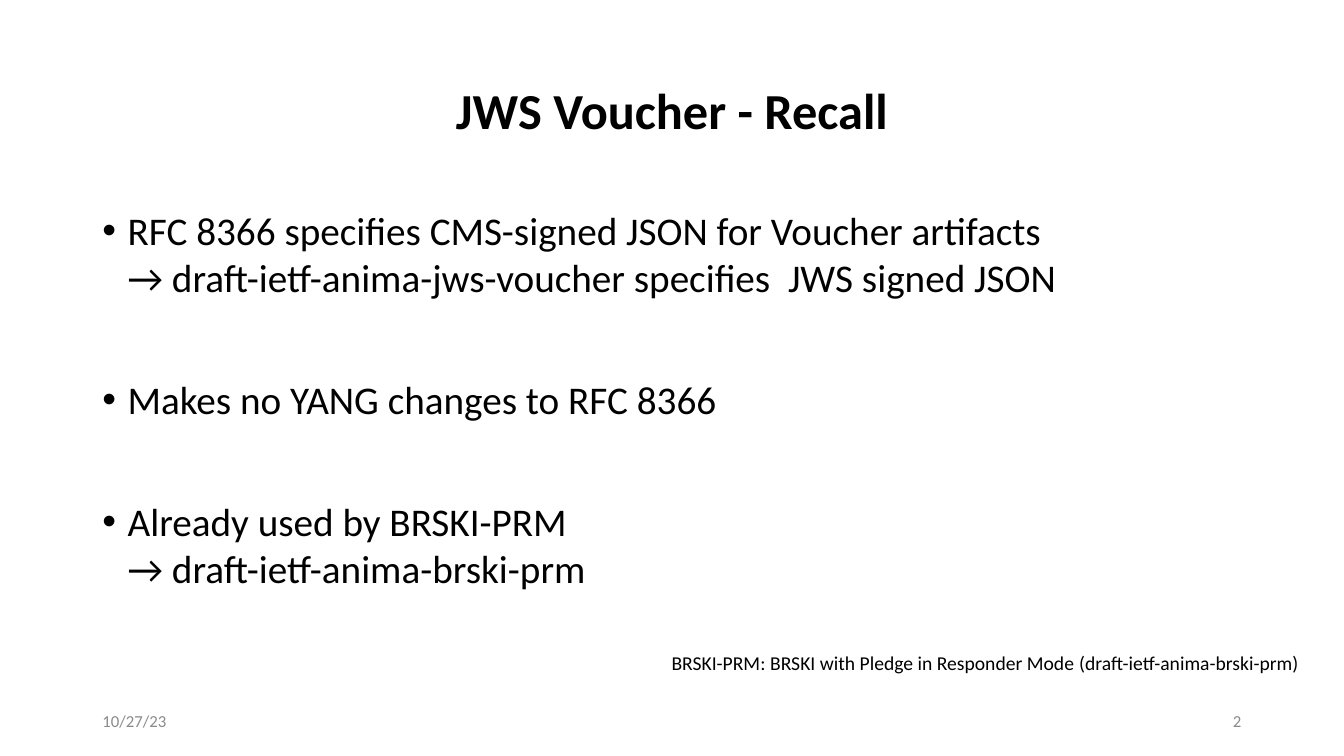
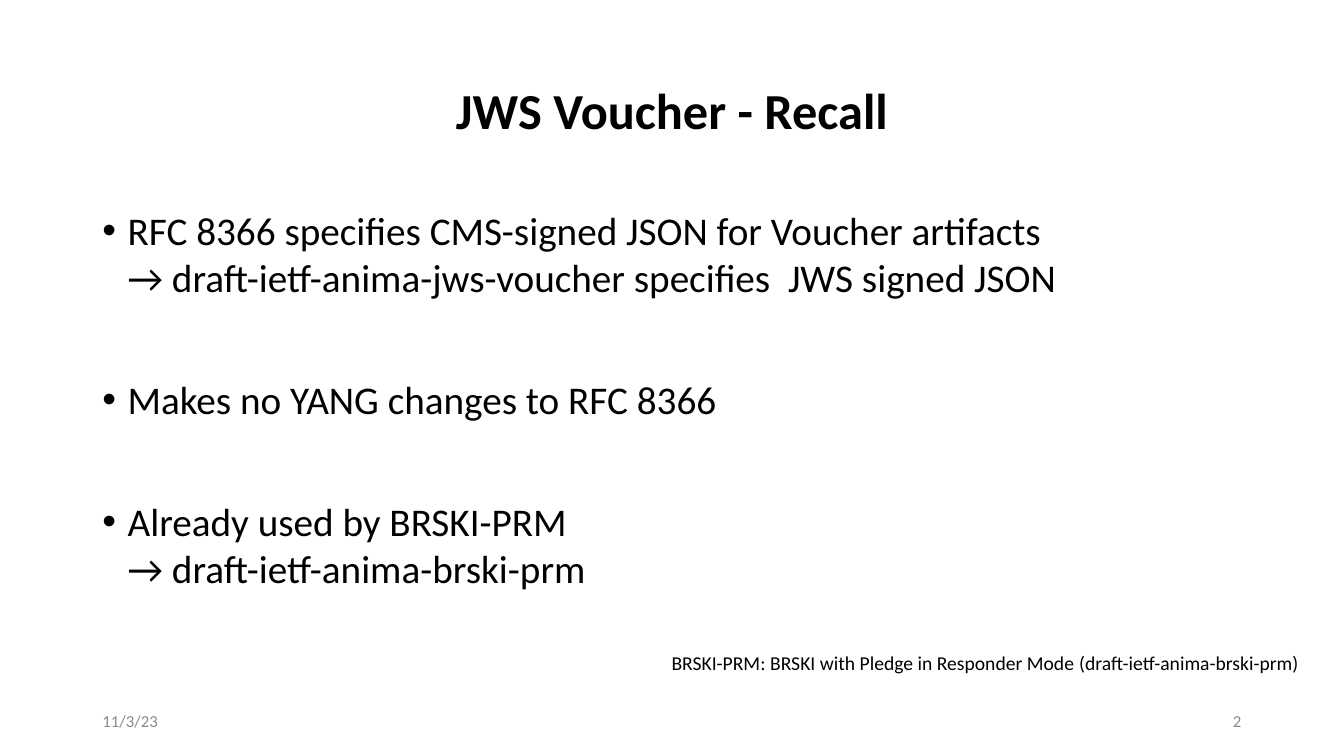
Before and after one commit to anima-wg/anima-jws-voucher, a slide deck: slide 2 of presentations/slides-118-anima-update-jws-voucher.pptx. Drawn at 1344x756 pixels with LibreOffice and Linux fonts; fonts in the diff are those of the drawing. Boxes give left, top, right and bottom in pixels: in the first picture for what was removed or moved away, otherwise in the second. Text is boxed around its words. In the diff, an @@ line names an element or a change of style, - is before the commit and + after.

Commit message:
update: slides-118-anima-update-jws-voucher.pptx and PDF export

```diff
--- a/presentations/slides-118-anima-update-jws-voucher.pptx
+++ b/presentations/slides-118-anima-update-jws-voucher.pptx
@@ text at (x1=102, y1=715, x2=157, y2=728): text changed @@
-10/27/23
+11/3/23
```
Also in this commit, not shown: 1 other slide changed, 1 other file.
